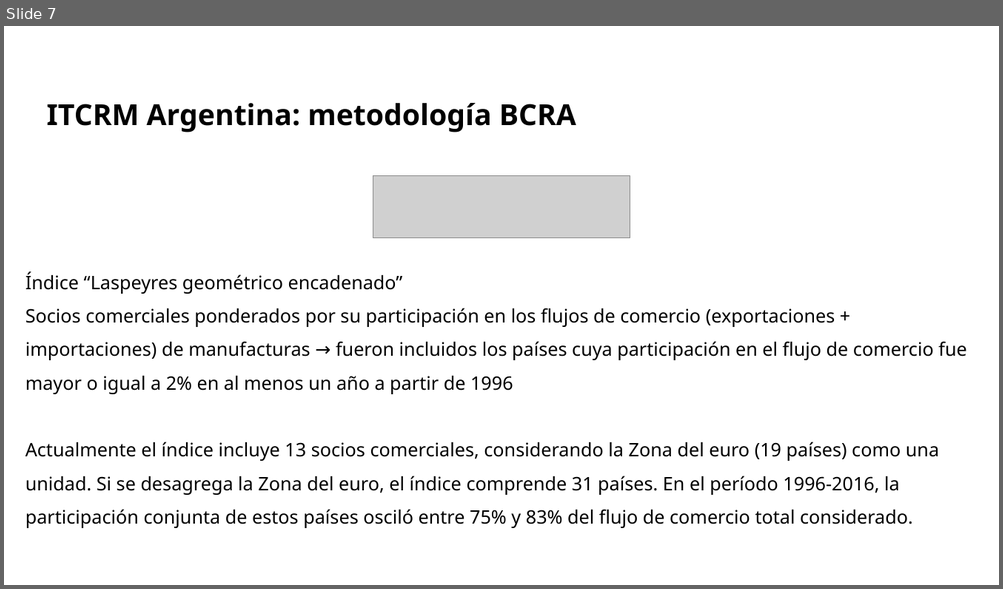
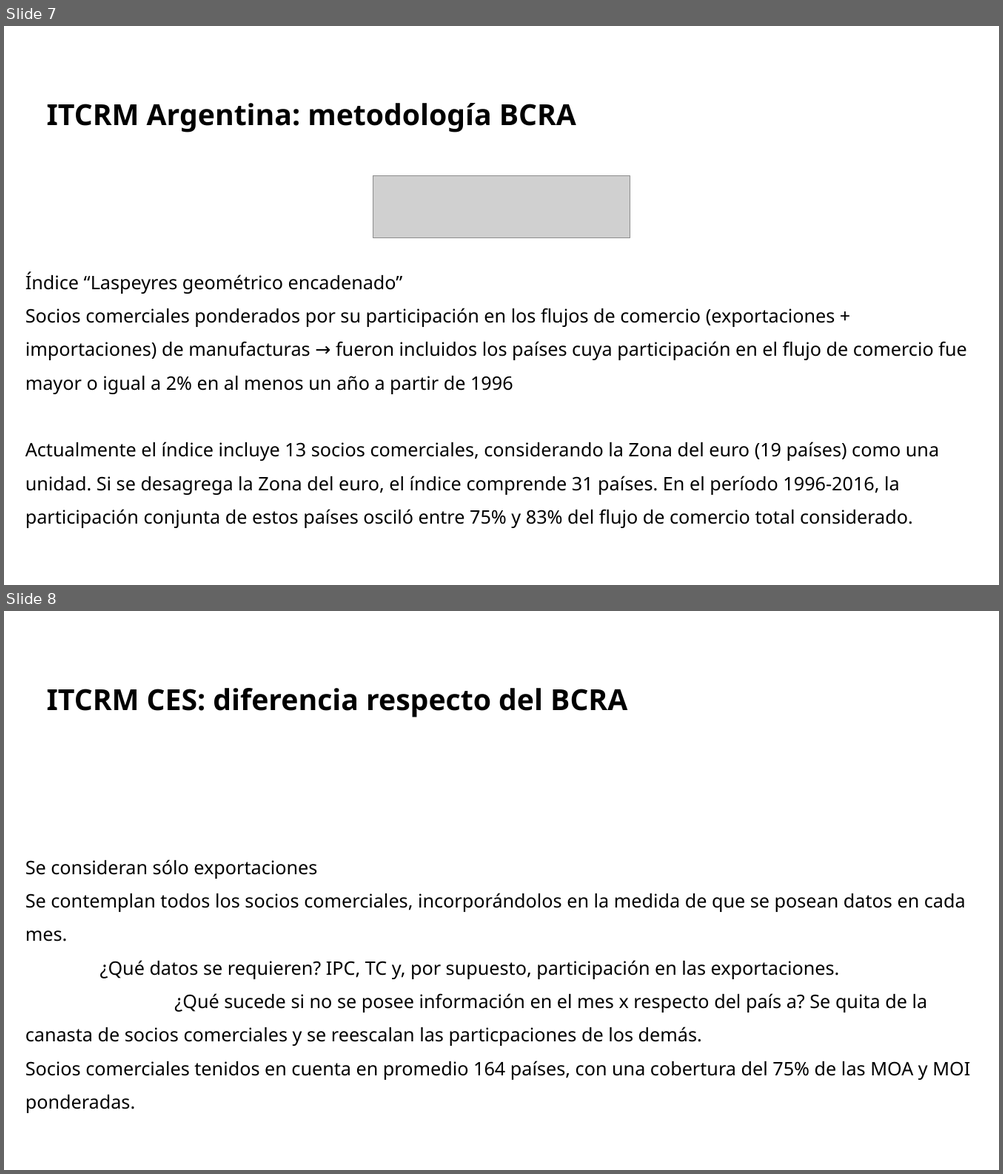
Before and after one commit to franlecam/Paper-ITCRM.SF, a slide deck: Archivos de trabajo/Yami/Paper ITCRM avances.pptx. Shown one above the other, each under a label of ours: slide 7 before the commit, slides 7 and 8 after it. The pictures are 1003x589 and 1003x1174 pixels, drawn with LibreOffice and Linux fonts; fonts in the diff are those of the drawing; grey boxes stand for pictures; background and template pictures are left out. Boxes give left, top, right and bottom in pixels: in the first picture for what was removed or moved away, otherwise in the second. Text is boxed around its words. In the diff, an @@ line names an element or a change of style, - is before the commit and + after.

```diff
--- a/Archivos de trabajo/Yami/Paper ITCRM avances.pptx
+++ b/Archivos de trabajo/Yami/Paper ITCRM avances.pptx
@@ slide 8 added at box(4, 611, 999, 1170), background picture (left out) @@
@@ text added at box(47, 688, 627, 718), 28 pt, text #000000, bold @@
+ITCRM CES: diferencia respecto del BCRA
@@ text added at box(25, 860, 970, 1113), 18 pt, text #000000 @@
+Se consideran sólo exportaciones
+Se contemplan todos los socios comerciales, incorporándolos en la medida de que se posean datos en cada mes.
+¿Qué datos se requieren? IPC, TC y, por supuesto, participación en las exportaciones.
+¿Qué sucede si no se posee información en el mes x respecto del país a? Se quita de la canasta de socios comerciales y se reescalan las particpaciones de los demás.
+Socios comerciales tenidos en cuenta en promedio 164 países, con una cobertura del 75% de las MOA y MOI ponderadas.
```
Also in this commit, not shown: 5 slides changed, 3 other slides added, 2 slides removed, 1 other file.
